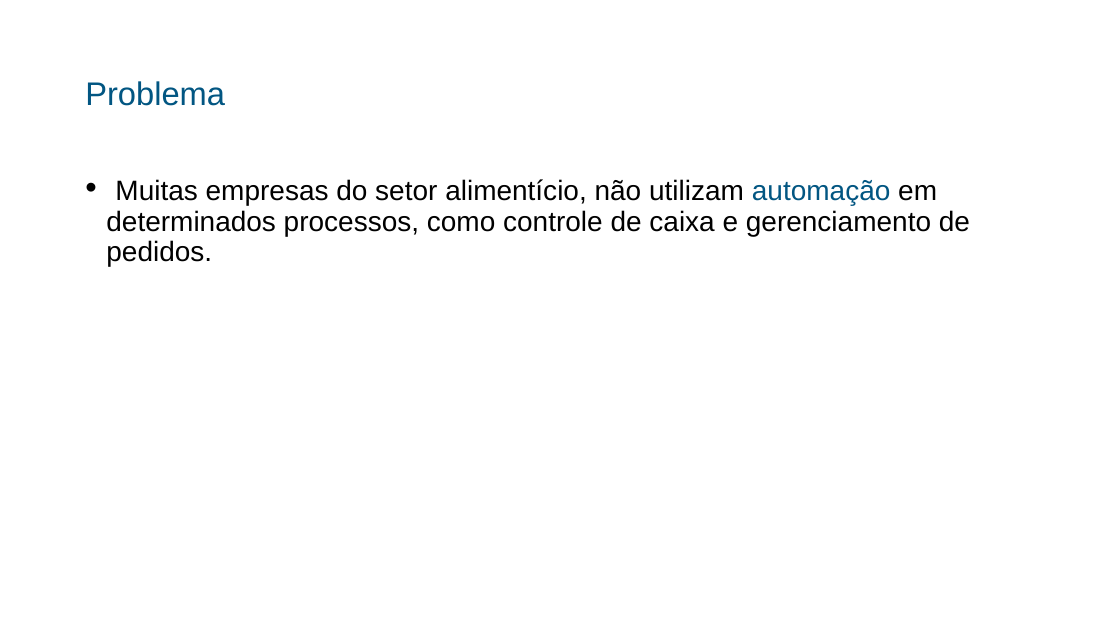
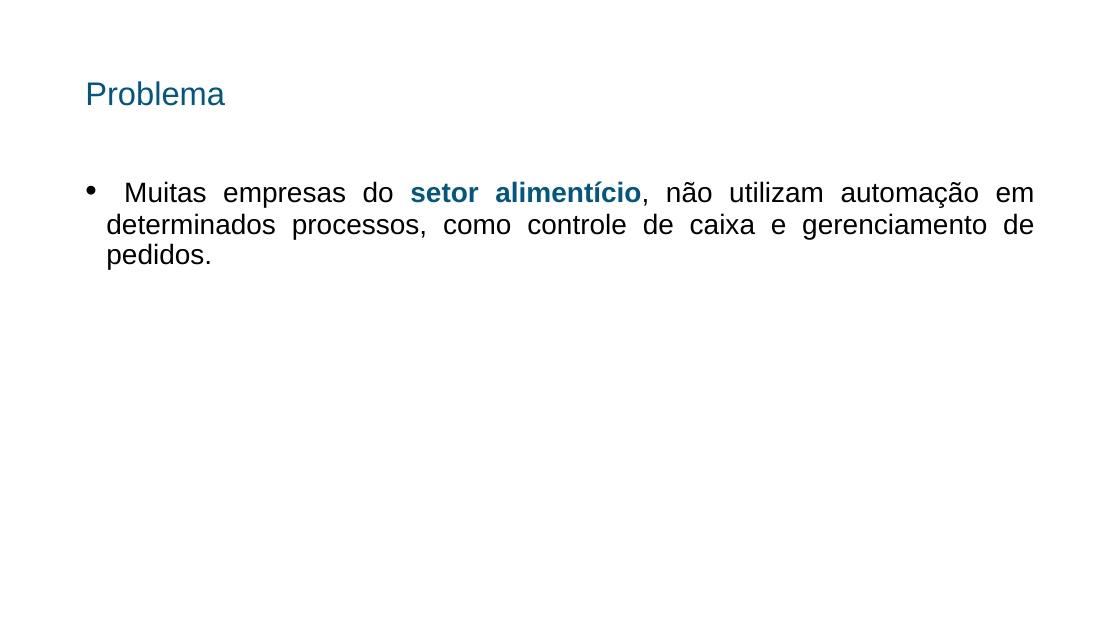
Before and after one commit to alexandrepeluchi/trabalho-diplomacao, a slide deck: slide 4 of Documentos/Apresentação Power Point/Apresentação do TD - Alexandre Peluchi.pptx. Drawn at 1120x630 pixels with LibreOffice and Linux fonts; fonts in the diff are those of the drawing. Boxes give left, top, right and bottom in pixels: in the first picture for what was removed or moved away, otherwise in the second. Text is boxed around its words. In the diff, an @@ line names an element or a change of style, - is before the commit and + after.

```diff
--- a/Documentos/Apresentação Power Point/Apresentação do TD - Alexandre Peluchi.pptx
+++ b/Documentos/Apresentação Power Point/Apresentação do TD - Alexandre Peluchi.pptx
@@ text "Muitas empresas do setor alimentício, ..." at (x1=106, y1=181, x2=1035, y2=269): text colour #000000 to #025682, bold on in "setor alimentício,"; text colour #025682 to #000000 in "automação"; alignment left to justified @@
```
Also in this commit, not shown: 10 other slides changed, 6 slides added, 2 slides removed, 1 other file.
